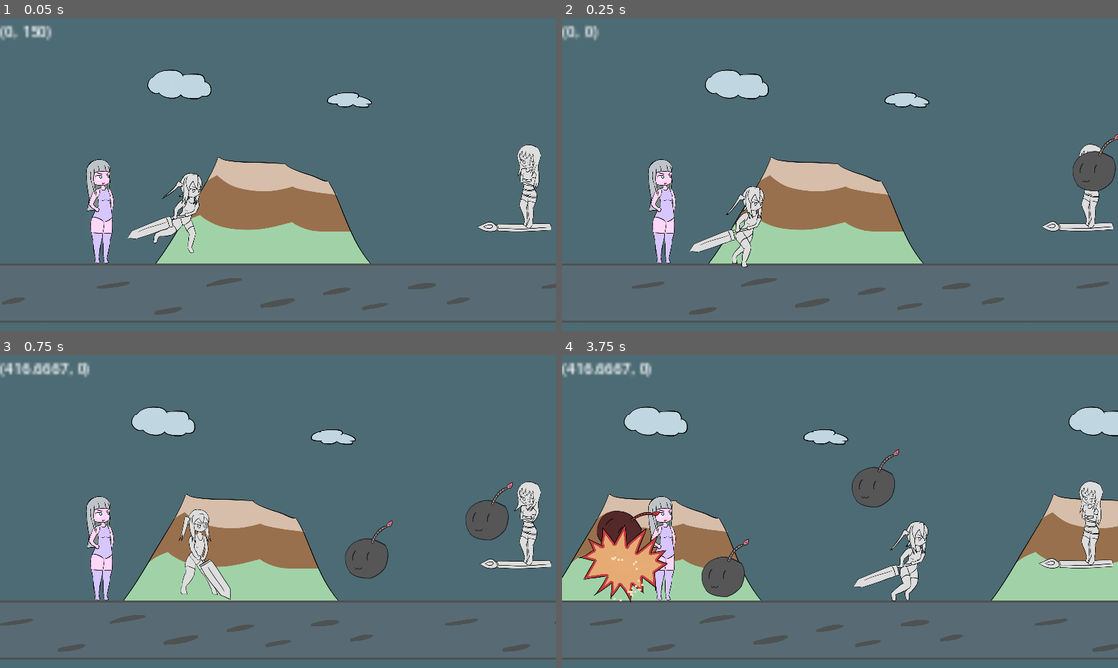
Above: before the commit, frames 1-4 (two rows, left to right).
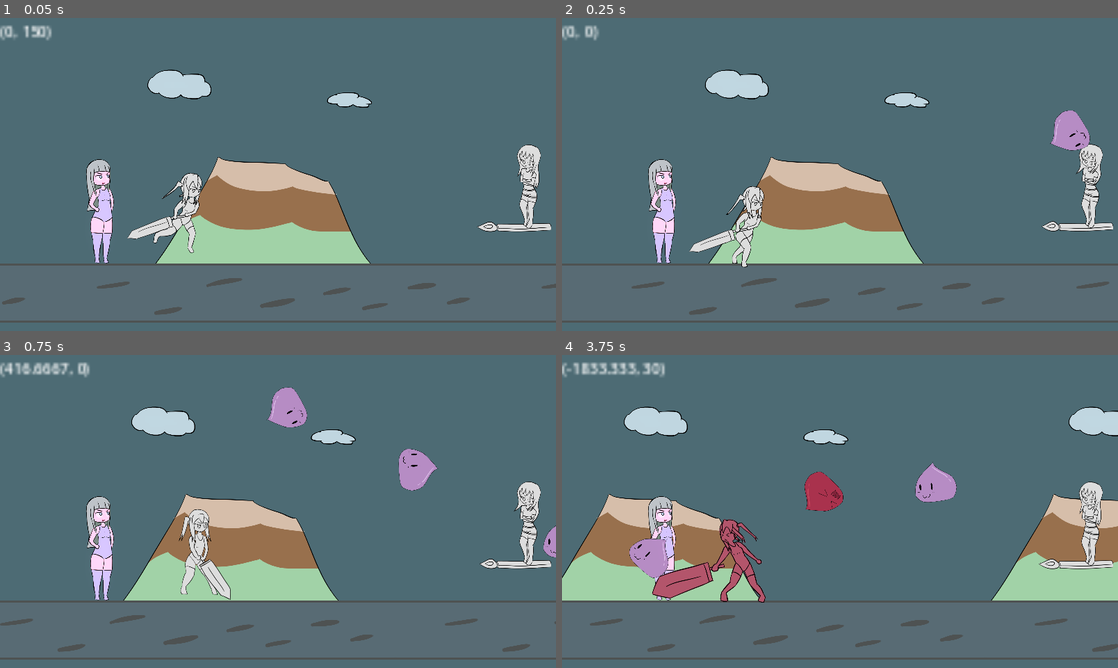
Above: after the commit, the same moments.

Repository: BeatMil/Animurun
Game: Godot game, scene res://Scenes/Forest.tscn
Same seed, same stepped clock (60 frames per second), same inputs: the game is played once before the commit and once after it.
Inputs:
- Up to frame 1 (0.05 s): no input
- Up to frame 2 (0.25 s): no input
- Up to frame 3 (0.75 s): hold D (move_right) from 0.53 s (still down); hold J (attack) from 0.53 s (still down)
- Up to frame 4 (3.75 s): tap Space (jump) at 0.77, 1.52, 3.02 s; tap K (block) at 0.8, 1.35, 3.05 s; release J (attack) at 1.28 s; tap L (dodge) at 1.55 s; release D (move_right) at 2.03 s; hold A (move_left) 2.03-2.78 s; hold L (dodge) 2.03-2.78 s; tap J (attack) at 2.3, 2.85 s; hold D (move_right) from 2.78 s (still down); hold K (block) from 3.53 s (still down)

Frame 1 is identical in both runs. In frame 2, 1.5% of the frame differs, in the area x 87-100%, y 29-56%; in frame 3, 3.2%; in frame 4, 9.2%, in the area x 0-100%, y 2-80%.

Commit message:
Chiichan can hit slime to hit taiga

Diff:
--- a/Nodes/Taiga.tscn
+++ b/Nodes/Taiga.tscn
@@ -1,8 +1,9 @@
-[gd_scene load_steps=9 format=3 uid="uid://cvyv7o0wtcd4o"]
+[gd_scene load_steps=11 format=3 uid="uid://cvyv7o0wtcd4o"]
 
 [ext_resource type="Texture2D" uid="uid://bh6f3tghypu7y" path="res://Media/sprites/taiga_idle.png" id="1_bcect"]
 [ext_resource type="Script" path="res://scripts/Taiga.gd" id="1_hgram"]
 [ext_resource type="Texture2D" uid="uid://bldl65mghfmvm" path="res://Media/sprites/taiga_push.png" id="2_c6scr"]
+[ext_resource type="AudioStream" uid="uid://dfgh1nqrncbvk" path="res://Media/sfx/boss_damaged.wav" id="4_exm30"]
 
 [sub_resource type="RectangleShape2D" id="RectangleShape2D_ulq8r"]
 size = Vector2(332, 381)
@@ -56,6 +57,18 @@
 "transitions": PackedFloat32Array(1),
 "update": 0,
 "values": [Vector2(0, 0)]
+}
+tracks/4/type = "value"
+tracks/4/imported = false
+tracks/4/enabled = true
+tracks/4/path = NodePath("Sprite:modulate")
+tracks/4/interp = 1
+tracks/4/loop_wrap = true
+tracks/4/keys = {
+"times": PackedFloat32Array(0),
+"transitions": PackedFloat32Array(1),
+"update": 0,
+"values": [Color(1, 1, 1, 1)]
 }
 
 [sub_resource type="Animation" id="Animation_88045"]
@@ -162,18 +175,103 @@
 "update": 0,
 "values": [Vector2(0, 0)]
 }
+
+[sub_resource type="Animation" id="Animation_d6eqo"]
+resource_name = "hurt"
+length = 0.70001
+tracks/0/type = "value"
+tracks/0/imported = false
+tracks/0/enabled = true
+tracks/0/path = NodePath("Sprite:texture")
+tracks/0/interp = 1
+tracks/0/loop_wrap = true
+tracks/0/keys = {
+"times": PackedFloat32Array(0),
+"transitions": PackedFloat32Array(1),
+"update": 1,
+"values": [ExtResource("1_bcect")]
+}
+tracks/1/type = "value"
+tracks/1/imported = false
+tracks/1/enabled = true
+tracks/1/path = NodePath("Sprite:hframes")
+tracks/1/interp = 1
+tracks/1/loop_wrap = true
+tracks/1/keys = {
+"times": PackedFloat32Array(0),
+"transitions": PackedFloat32Array(1),
+"update": 1,
+"values": [2]
+}
+tracks/2/type = "value"
+tracks/2/imported = false
+tracks/2/enabled = true
+tracks/2/path = NodePath("Sprite:frame")
+tracks/2/interp = 1
+tracks/2/loop_wrap = true
+tracks/2/keys = {
+"times": PackedFloat32Array(0),
+"transitions": PackedFloat32Array(1),
+"update": 1,
+"values": [0]
+}
+tracks/3/type = "value"
+tracks/3/imported = false
+tracks/3/enabled = true
+tracks/3/path = NodePath("Sprite:position")
+tracks/3/interp = 1
+tracks/3/loop_wrap = true
+tracks/3/keys = {
+"times": PackedFloat32Array(0, 0.4),
+"transitions": PackedFloat32Array(1, 1),
+"update": 0,
+"values": [Vector2(30, 0), Vector2(0, 0)]
+}
+tracks/4/type = "value"
+tracks/4/imported = false
+tracks/4/enabled = true
+tracks/4/path = NodePath("Sprite:modulate")
+tracks/4/interp = 1
+tracks/4/loop_wrap = true
+tracks/4/keys = {
+"times": PackedFloat32Array(0, 0.4),
+"transitions": PackedFloat32Array(1, 1),
+"update": 0,
+"values": [Color(1, 0.356863, 0.356863, 1), Color(1, 1, 1, 1)]
+}
+tracks/5/type = "audio"
+tracks/5/imported = false
+tracks/5/enabled = true
+tracks/5/path = NodePath("AnimationPlayer/AudioStreamPlayer")
+tracks/5/interp = 1
+tracks/5/loop_wrap = true
+tracks/5/keys = {
+"clips": [{
+"end_offset": 0.0,
+"start_offset": 0.0,
+"stream": ExtResource("4_exm30")
+}],
+"times": PackedFloat32Array(0)
+}
+tracks/5/use_blend = true
 
 [sub_resource type="AnimationLibrary" id="AnimationLibrary_7l6n5"]
 _data = {
 "RESET": SubResource("Animation_w4oxq"),
+"hurt": SubResource("Animation_d6eqo"),
 "idle": SubResource("Animation_88045"),
-"push": SubResource("Animation_eu7ia")
-}
-
-[node name="Taiga" type="Area2D" groups=["taiga"]]
+"push": SubResource("Animation_vwbud")
+}
+
+[node name="Taiga" type="RigidBody2D" groups=["taiga"]]
 position = Vector2(458, 256)
-collision_layer = 4
+collision_layer = 20
 collision_mask = 10
+custom_integrator = true
+max_contacts_reported = 1
+contact_monitor = true
+freeze = true
+freeze_mode = 1
 script = ExtResource("1_hgram")
 
 [node name="CollisionShape2D" type="CollisionShape2D" parent="."]
@@ -190,5 +288,7 @@
 "": SubResource("AnimationLibrary_7l6n5")
 }
 
+[node name="AudioStreamPlayer" type="AudioStreamPlayer" parent="AnimationPlayer"]
+
 [connection signal="body_entered" from="." to="." method="_on_body_entered"]
 [connection signal="animation_finished" from="AnimationPlayer" to="." method="_on_animation_player_animation_finished"]
--- a/project.godot
+++ b/project.godot
@@ -71,6 +71,7 @@
 2d_physics/layer_2="chiichan"
 2d_physics/layer_3="enemy"
 2d_physics/layer_4="undodgable"
+2d_physics/layer_5="boss"
 
 [physics]
 
--- a/scripts/Forest.gd
+++ b/scripts/Forest.gd
@@ -8,7 +8,7 @@
 
 
 # Configs
-var enemy_spawn_order: Array = [spawn_triple04, spawn_triple03, spawn_triple03]
+var enemy_spawn_order: Array = [spawn_triple02]
 var order_index: int = 0
 
 
@@ -27,6 +27,9 @@
 
 
 func spawner() -> void:
+	if not enemy_spawn_order.size():
+		return
+
 	enemy_spawn_order[order_index].call()
 
 	## very complicated way of doing by Jero (chatGPT)
@@ -164,5 +167,78 @@
 	node3.throw_bomb(Vector2(-1000, -1000))
 
 
+func spawn_triple05() -> void:
+	var slime1 = SLIME.instantiate()
+	slime1.position = $"Markers/EnemySpawnPos".position
+
+	var slime3 = SLIME.instantiate()
+	slime3.connect("ded", spawner)
+	slime3.position = $"Markers/EnemySpawnPos".position
+
+	add_child(slime1)
+	await get_tree().create_timer(0.1).timeout
+
+	add_child(slime3)
+
+
+func spawn_five_bombs() -> void:
+	var node1 = BOMBY.instantiate()
+	node1.position = $"Markers/EnemySpawnPos2".position
+
+	var node2 = BOMBY.instantiate()
+	node2.position = $"Markers/EnemySpawnPos2".position
+
+	var node3 = BOMBY.instantiate()
+	node3.position = $"Markers/EnemySpawnPos2".position
+
+	var node4 = BOMBY.instantiate()
+	node4.position = $"Markers/EnemySpawnPos2".position
+
+	var node5 = BOMBY.instantiate()
+	node5.connect("ded", spawner)
+	node5.position = $"Markers/EnemySpawnPos2".position
+
+	add_child(node1)
+	node1.throw_bomb(Vector2(-1000, -1000))
+	await get_tree().create_timer(0.3).timeout
+
+	add_child(node2)
+	node2.throw_bomb(Vector2(-1300, -1300))
+	await get_tree().create_timer(0.3).timeout
+
+	add_child(node3)
+	node3.throw_bomb(Vector2(-1500, -1500))
+	await get_tree().create_timer(0.3).timeout
+
+	add_child(node4)
+	node4.throw_bomb(Vector2(-1900, -1900))
+	await get_tree().create_timer(0.3).timeout
+
+	add_child(node5)
+	node5.throw_bomb(Vector2(-2100, -2100))
+	await get_tree().create_timer(0.3).timeout
+
+
+func spawn_2rock_1speed() -> void:
+	var rocky = ROCKY.instantiate()
+	rocky.position = $"Markers/EnemySpawnPos".position
+
+	var rocky2 = ROCKY.instantiate()
+	rocky2.position = $"Markers/EnemySpawnPos".position
+
+	var bomby = BOMBY.instantiate()
+	bomby.activate_speed()
+	bomby.connect("ded", spawner)
+	bomby.position = $"Markers/EnemySpawnPos".position
+
+	add_child(bomby)
+	await get_tree().create_timer(0.1).timeout
+
+	add_child(rocky)
+	await get_tree().create_timer(0.2).timeout
+
+	add_child(rocky2)
+
+
 func _on_spawn_timer_timeout():
 	spawner()
--- a/scripts/Hitbox.gd
+++ b/scripts/Hitbox.gd
@@ -10,10 +10,15 @@
 func _on_body_entered(body):
 	if body.is_in_group("slime"):
 		body.is_moving = false
-		body.turn_off_all_collision()
-		body.apply_impulse(Vector2(2000, -2000))
-		body.apply_torque_impulse(100000)
-		body.get_node("AnimationPlayer").play("hurt")
+		body.turn_hit_boss_collision()
+		body.hurt()
+
+		if body.is_throw_slime:
+			body.apply_impulse(Vector2(3000, -2500))
+			body.apply_torque_impulse(100000)
+		else:
+			body.apply_impulse(Vector2(2000, -2000))
+			body.apply_torque_impulse(100000)
 
 	if body.is_in_group("rocky"):
 		chiichan.sword_deflect()
@@ -23,9 +28,6 @@
 		body.jump_off_screen()
 		chiichan.push(Vector2(-9000, -1900))
 
-
-func _on_area_entered(area):
-	print(area)
-	if area.is_in_group("taiga"):
-		area.push_chiichan()
+	if body.is_in_group("taiga"):
+		body.push_chiichan()
 		chiichan.sword_deflect()
--- a/scripts/Slime.gd
+++ b/scripts/Slime.gd
@@ -6,6 +6,7 @@
 
 # Config
 var is_moving = true
+var is_throw_slime = false
 var is_speed_slime = false
 
 
@@ -24,6 +25,10 @@
 	speed = speed * 2
 
 
+func hurt():
+	$"AnimationPlayer".play("hurt")
+
+
 func _on_body_entered(body):
 	if body.is_in_group("chiichan"):
 		# slime got pushed away
@@ -31,7 +36,7 @@
 		turn_off_all_collision()
 		apply_impulse(Vector2(1000, -1000))
 		apply_torque_impulse(100000)
-		$"AnimationPlayer".play("hurt")
+		hurt()
 
 		# chiichan got pushed away
 		if is_speed_slime:
@@ -42,6 +47,7 @@
 
 func throw_slime(power: Vector2) -> void:
 	is_moving = false
+	is_throw_slime = true
 	apply_impulse(power)
 	await get_tree().create_timer(0.1).timeout
 	apply_torque_impulse(-100000)
@@ -52,6 +58,11 @@
 	collision_mask = 0b00000000000000000000
 
 
+func turn_hit_boss_collision():
+	collision_layer = 0b00000000000000000000
+	collision_mask = 0b00000000000000010000
+
+
 func _on_visible_on_screen_notifier_2d_screen_exited():
 	emit_signal("ded")
 	queue_free()
--- a/scripts/Taiga.gd
+++ b/scripts/Taiga.gd
@@ -1,16 +1,28 @@
-extends Area2D
+extends RigidBody2D
 
 
-func push_chiichan():
+func push_chiichan() -> void:
 	$AnimationPlayer.play("push")
 
 
-func _on_animation_player_animation_finished(anim_name):
-	if anim_name == "push":
+func hurt() -> void:
+	$AnimationPlayer.stop()
+	$AnimationPlayer.play("hurt")
+
+
+func _on_animation_player_animation_finished(anim_name) -> void:
+	if anim_name == "push" or anim_name == "hurt":
 		$AnimationPlayer.play("idle")
 
 
-func _on_body_entered(body):
+func _on_body_entered(body) -> void:
 	if body.is_in_group("chiichan"):
 		body.push(Vector2(-4000, 0))
 		push_chiichan()
+
+	if body.is_in_group("slime"):
+		body.apply_impulse(Vector2(-1000, -1000))
+		body.apply_torque_impulse(-100000)
+		body.turn_off_all_collision()
+		body.hurt()
+		hurt()
Not shown: 1 places in Nodes/Taiga.tscn that only renumber resources
